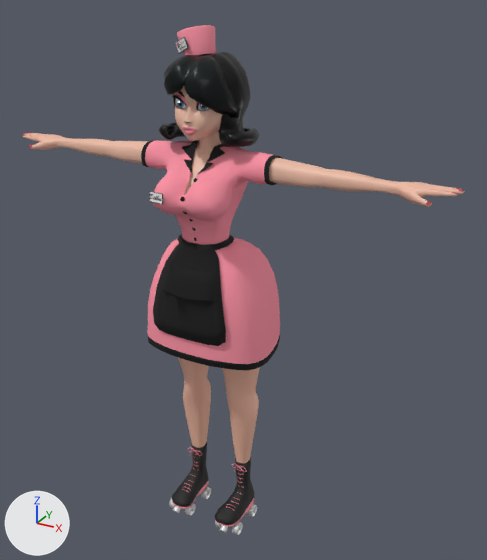
What one commit did to the glTF model src/assets/models/serveuse.glb.
Both versions are drawn from a 50 mm camera at (1.057, -1.706, 1.827) aimed at (0.075, 0.079, 0.934). Lighting does not change. The marker at lower left points along +X, +Y and +Z. The older version comes first. Vertices at exactly the same position are counted once.

Names of what the first picture shows: 'Serveuse'.
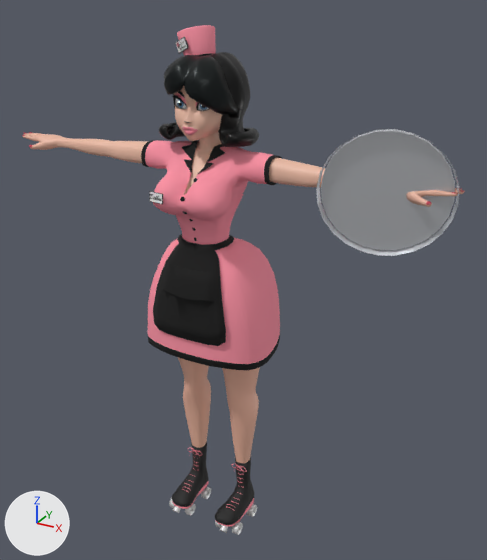
Changed parts and their boxes (x1, y1, x2, y2) in the pictures (487 x 560 px):
part 1 of me_mesh_0, added
    after: (316, 129, 459, 256)
part 2 of me_mesh_0, added
    after: (321, 130, 455, 250)

Patch to the scene script:
```diff
--- a/src/assets/models/serveuse.glb.py
+++ b/src/assets/models/serveuse.glb.py
@@ mat_plateau @@
+mat_plateau = principled_material('Plateau')
+mat_plateau.base_color = (0.8, 0.82, 0.86)  # white #e7eaef
+mat_plateau.metallic = 0.6
+mat_plateau.roughness = 0.35
@@ me_mesh_0 @@
 # used by ob_serveuse; location = (0.0, 0.0, 0.0)
-me_mesh_0.from_pydata(...)  # 18704 vertices, 28757 faces; spans x -0.75..0.75, y -0.18..0.18, z 0.0..1.72
+me_mesh_0.from_pydata(...)  # 18800 vertices, 28897 faces; spans x -0.75..0.75, y -0.18..0.18, z 0.0..1.72
+# me_mesh_0 part 1: a new loose piece of 48 vertices spanning x 0.4..0.74, y -0.12..0.01, z 1.15..1.5, in mat_plateau (white #e7eaef)
+# me_mesh_0 part 2: a new loose piece of 48 vertices spanning x 0.4..0.73, y -0.11..0.01, z 1.16..1.5, in mat_plateau (white #e7eaef)
 me_mesh_0.materials.append(mat_body)
@@ me_mesh_0 @@
 me_mesh_0.materials.append(mat_skates)
+me_mesh_0.materials.append(mat_plateau)  # white #e7eaef
```
